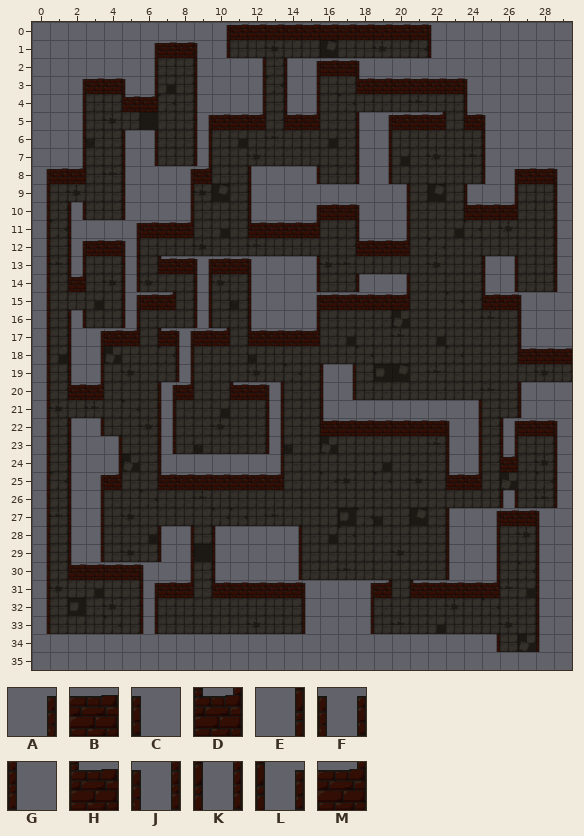
Tiled map, stored at Output/Assets/Maps/mapDungeon.tmx. Above, as it was before the edit.
Cells are 64x64 px. Shown: x 0..29, y 0..35.
Key: from "Muro de Bricks Rojos": A 0, B 1, C 2, D 3, E 4, F 5, G 6, H 7, J 8, K 9, L 10, M 11.
_ is an empty cell.
Layers that did not change in this view are not listed.
Layer "Capa de patrones 4" before, first column x 0:
 0 __________ABBBBBBBBBBBC_______
 1 ______ABBCE___________G_______
 2 ______E__G__E_GABBC___________
 3 __ABBCE__G__E_GE__HBBBBBC_____
 4 __E__HM__G__E_GE________G_____
 5 __E______LBBM_HM__GABBM_HC____
 6 __E__GE__K________GE_____G____
 7 __E__GE__K________GE_____G____
 8 ABM__G__AM__G__E__GE_____GABBC
 9 E____G__E___G_______E___G_E__G
10 E_K__G__E___G__ABBC_E___HBM__G
11 E_G__ABBM___HBBM__G_E________G
12 E_LBBJ____________HBM________G
13 E_K__K_HBFBBC__E_________GE__G
14 E_D__K___K__G__E__G_E____GE__G
15 E____LBM_K__G__ABBBBM____HBC__
16 E_K__K___K__G__E___________G__
17 E_GABM_HFBM_HBBM___________G__
18 E_GE____K__________________HBB
19 E_GE____K_______GE____________
20 E_HM___LM__HBJ__GE_________G__
21 E______K_____K__G_______E__G__
22 E_GE___K_____K__HBBBBBBCE_LBBC
23 E_G_E__K_____K_________GE_K__G
24 E_G_E__G_____E_________GE_D__G
25 E_GAM__HBBBBBM_________HM____G
26 E_GE______________________K__G
27 E_GE___________________G_ABBC_
28 E_GE___GE_G___E________G_E__G_
29 E_GE___GE_G___E________G_E__G_
30 E_HBBBC_E_G___E________G_E__G_
31 E_____LBM_HBBBBC__AM_HBBBM__G_
32 E_____K________G__E_________G_
33 E_____K________G__E_________G_
34 _________________________E__G_
35 ______________________________
After:
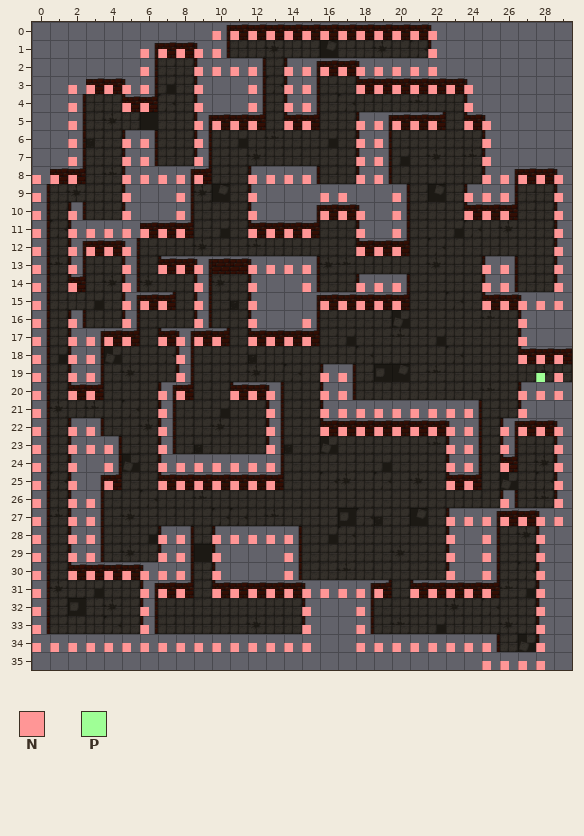
Further tiles: from "MapMetaData": N 0, P 1.
Tiles of an added or newly shown layer are drawn over the layers below it.
Difference:
Layer "Capa de patrones 4":
Tile N replaces tile A in row 3 at x 2; in row 8 at x 0; in row 11 at x 5.
Tile N is added in row 9 at x 25; in row 35 at x 25.
Layer "Collider" (now shown):
Tile N is added in row 0 at x 10 to 22; in row 1 at x 6 to 10 and 22; in row 2 at x 6, 9 to 12 and 14 to 22; in row 3 at x 3 to 6, 9, 12, 14 to 15 and 18 to 24; in row 4 at x 2, 5 to 6, 9, 12, 14 to 15 and 24; in row 5 at x 2, 9 to 12, 14 to 15, 18 to 22 and 24 to 25.
Tile N is added in rows 6 to 7 at x 2, 5 to 6, 9, 18 to 19 and 25; in row 8 at x 1 to 2, 5 to 9, 12 to 15, 18 to 19 and 25 to 29; in row 9 at x 0, 5, 8, 12, 16 to 17, 20, 24, 26 and 29; in row 10 at x 0, 2, 5, 8, 12, 16 to 18, 20, 24 to 26 and 29; in row 11 at x 0, 2 to 4, 6 to 8, 12 to 15, 18, 20 and 29; in row 12 at x 0, 2 to 5, 18 to 20 and 29.
Tile N is added in row 13 at x 0, 2, 5, 7 to 9, 12 to 15, 25 to 26 and 29; in row 14 at x 0, 2, 5, 9, 12, 15, 18 to 20, 25 to 26 and 29; in row 15 at x 0, 5 to 7, 9, 12, 16 to 20 and 25 to 29; in row 16 at x 0, 2, 5, 9, 12, 15 and 27; in row 17 at x 0, 2 to 5, 7 to 10, 12 to 15 and 27; in row 18 at x 0, 2 to 3, 8 and 27 to 29.
Tile N is added in row 19 at x 0, 2 to 3, 8, 16 to 17 and 29; in row 20 at x 0, 2 to 3, 7 to 8, 11 to 13, 16 to 17 and 27 to 29; in row 21 at x 0, 7, 13, 16 to 24 and 27; in row 22 at x 0, 2 to 3, 7, 13, 16 to 24 and 26 to 29; in row 23 at x 0, 2 to 4, 7, 13, 23 to 24, 26 and 29; in row 24 at x 0, 2, 4, 7 to 13, 23 to 24, 26 and 29.
Tile N is added in row 25 at x 0, 2, 4, 7 to 13, 23 to 24 and 29; in row 26 at x 0, 2 to 3, 26 and 29; in row 27 at x 0, 2 to 3 and 23 to 29; in row 28 at x 0, 2 to 3, 7 to 8, 10 to 14, 23, 25 and 28; in row 29 at x 0, 2 to 3, 7 to 8, 10, 14, 23, 25 and 28; in row 30 at x 0, 2 to 8, 10, 14, 23, 25 and 28.
Tile N is added in row 31 at x 0, 6 to 8, 10 to 19, 21 to 25 and 28; in rows 32 to 33 at x 0, 6, 15, 18 and 28; in row 34 at x 0 to 15, 18 to 25 and 28; in row 35 at x 26 to 28.
Tile P is added in row 19 at x 28.
